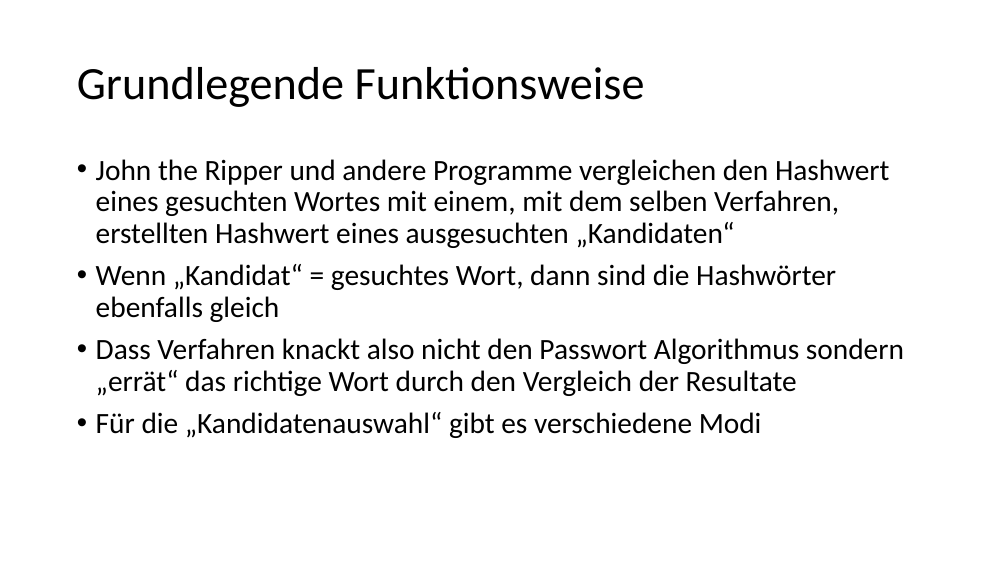
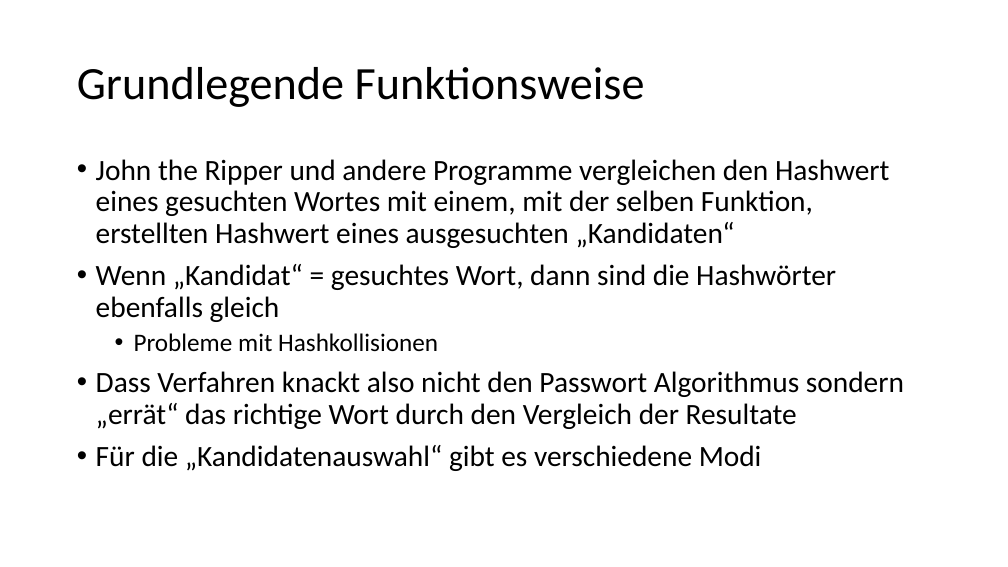
Before and after one commit to StefanSchuck/JohnTheRipperVortrag, a slide deck: slide 6 of Vortrag.pptx. Drawn at 1008x567 pixels with LibreOffice and Linux fonts; fonts in the diff are those of the drawing. Boxes give left, top, right and bottom in pixels: in the first picture for what was removed or moved away, otherwise in the second. Text is boxed around its words. In the diff, an @@ line names an element or a change of style, - is before the commit and + after.

```diff
--- a/Vortrag.pptx
+++ b/Vortrag.pptx
@@ text at <box>96,159,890,248</box>: text changed @@
-• John the Ripper und andere Programme vergleichen den Hashwert eines gesuchten Wortes mit einem, mit dem selben Verfahren, erstellten Hashwert eines ausgesuchten „Kandidaten“
+• John the Ripper und andere Programme vergleichen den Hashwert eines gesuchten Wortes mit einem, mit der selben Funktion, erstellten Hashwert eines ausgesuchten „Kandidaten“
@@ text at <box>134,333,438,352</box>: paragraph added @@
+  • Probleme mit Hashkollisionen
```
Also in this commit, not shown: 1 other slide changed.
